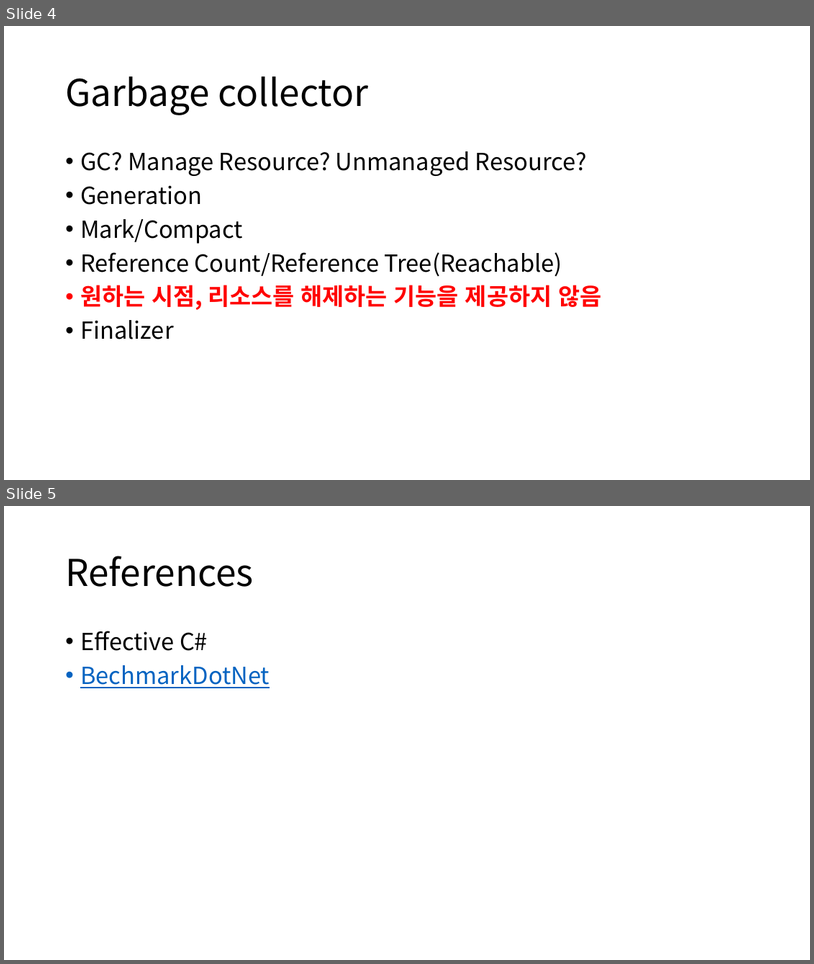
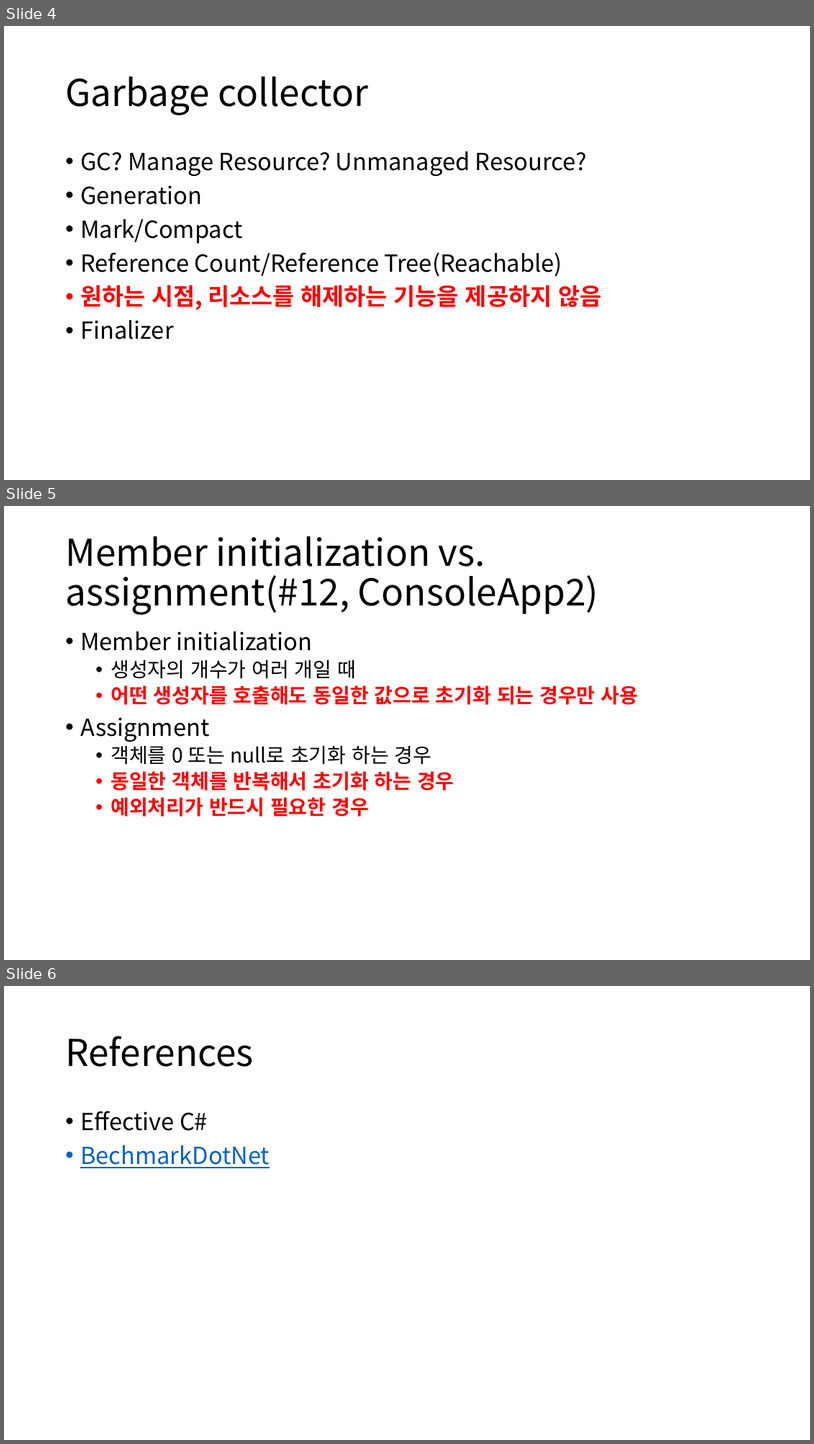
Before and after one commit to mousesd/DotNetResourceSample, a slide deck: .NET 리소스 관리.pptx. Shown one above the other, each under a label of ours: slides 4 and 5 before the commit, slides 4, 5 and 6 after it. The pictures are 814x964 and 814x1444 pixels, drawn with LibreOffice and Linux fonts; fonts in the diff are those of the drawing. Boxes give left, top, right and bottom in pixels: in the first picture for what was removed or moved away, otherwise in the second. Text is boxed around its words. In the diff, an @@ line names an element or a change of style, - is before the commit and + after.

```diff
--- a/.NET 리소스 관리.pptx
+++ b/.NET 리소스 관리.pptx
@@ slide 5 added at (4, 506, 810, 960), background #FFFFFF @@
@@ title added at (65, 536, 599, 615), 44 pt, text #000000 @@
+Member initialization vs. assignment(#12, ConsoleApp2)
@@ text added at (80, 631, 639, 816), 24 pt, text #000000 @@
+• Member initialization
+  • 생성자의 개수가 여러 개일 때
+  • 어떤 생성자를 호출해도 동일한 값으로 초기화 되는 경우만 사용
+• Assignment
+  • 객체를 0 또는 null로 초기화 하는 경우
+  • 동일한 객체를 반복해서 초기화 하는 경우
+  • 예외처리가 반드시 필요한 경우
@@ what was slide 5 is now slide 6 @@
```
Also in this commit, not shown: 5 other files.
